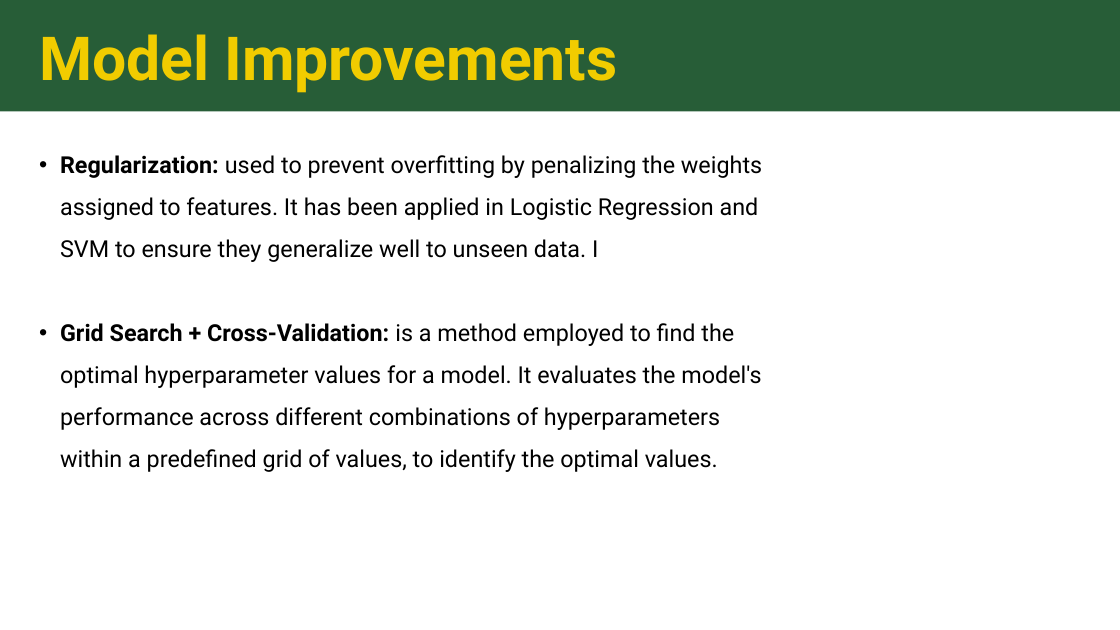
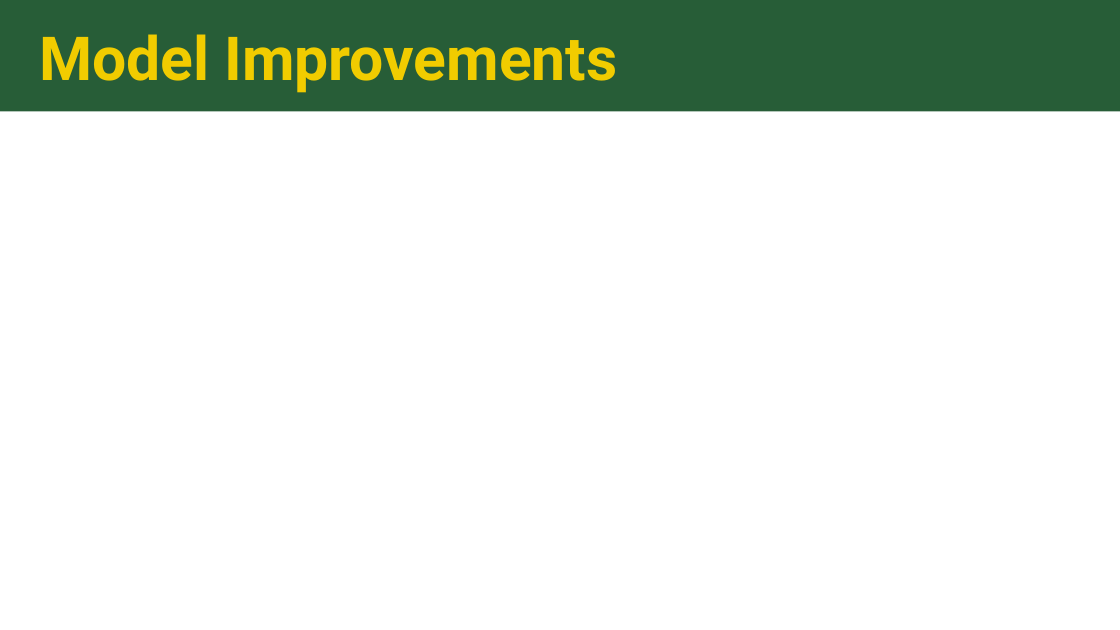
Before and after one commit to sk2003hw/Airline_Delay_and_Cancellation_Analysis, a slide deck: slide 13 of MATH 509_Project Presentation_Draft.pptx (slide 14 before the commit). Drawn at 1120x630 pixels with LibreOffice and Linux fonts; fonts in the diff are those of the drawing. Boxes give left, top, right and bottom in pixels: in the first picture for what was removed or moved away, otherwise in the second. Text is boxed around its words. In the diff, an @@ line names an element or a change of style, - is before the commit and + after.

```diff
--- a/MATH 509_Project Presentation_Draft.pptx
+++ b/MATH 509_Project Presentation_Draft.pptx
@@ text removed at bbox=[60, 155, 762, 472] @@
-• Regularization: used to prevent overfitting by penalizing the weights assigned to features. It has been applied in Logistic Regression and SVM to ensure they generalize well to unseen data. I
-• Grid Search + Cross-Validation: is a method employed to find the optimal hyperparameter values for a model. It evaluates the model's performance across different combinations of hyperparameters within a predefined grid of values, to identify the optimal values.
```
Also in this commit, not shown: 11 other slides changed, 4 slides added, 3 slides removed.
